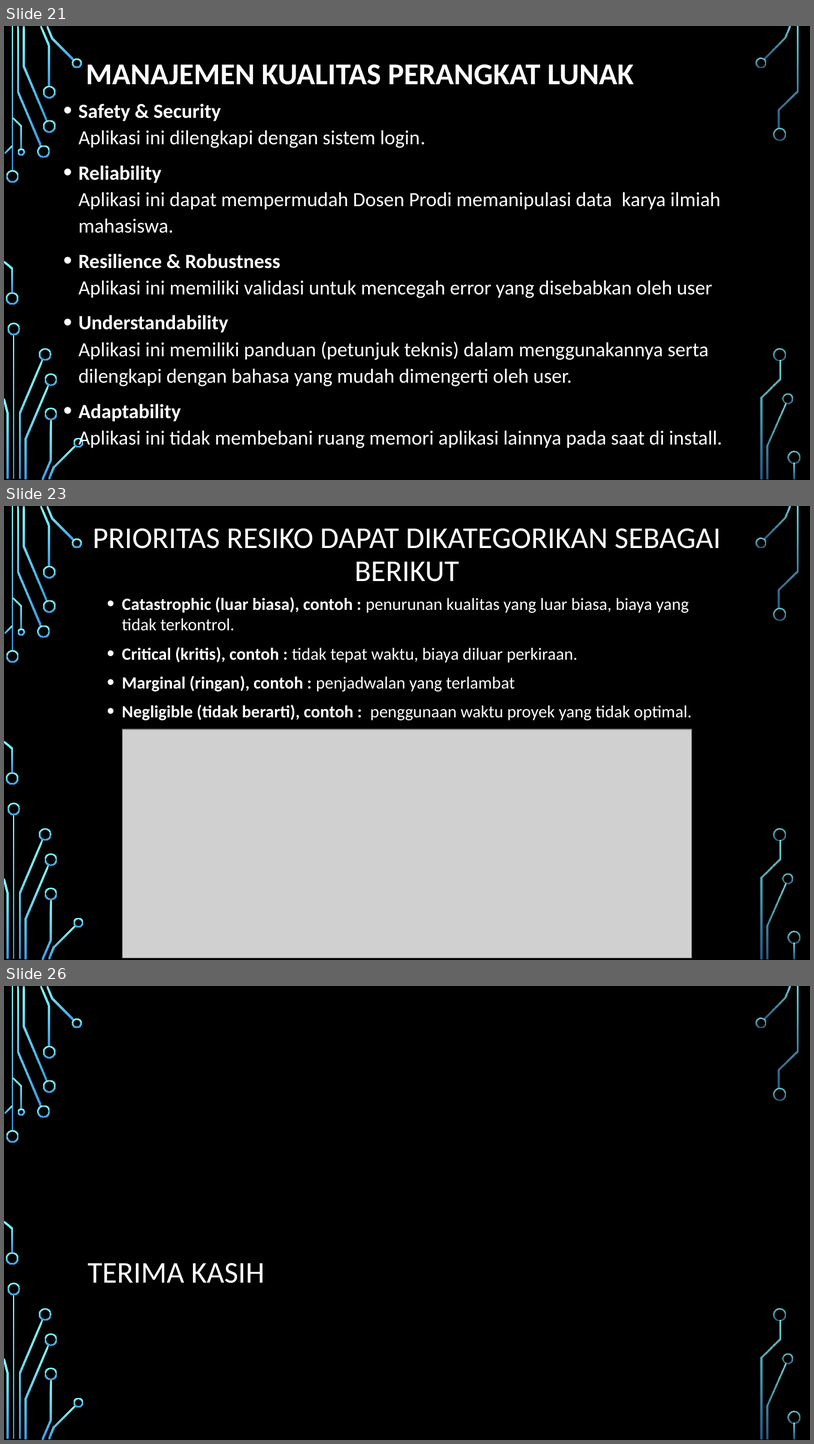
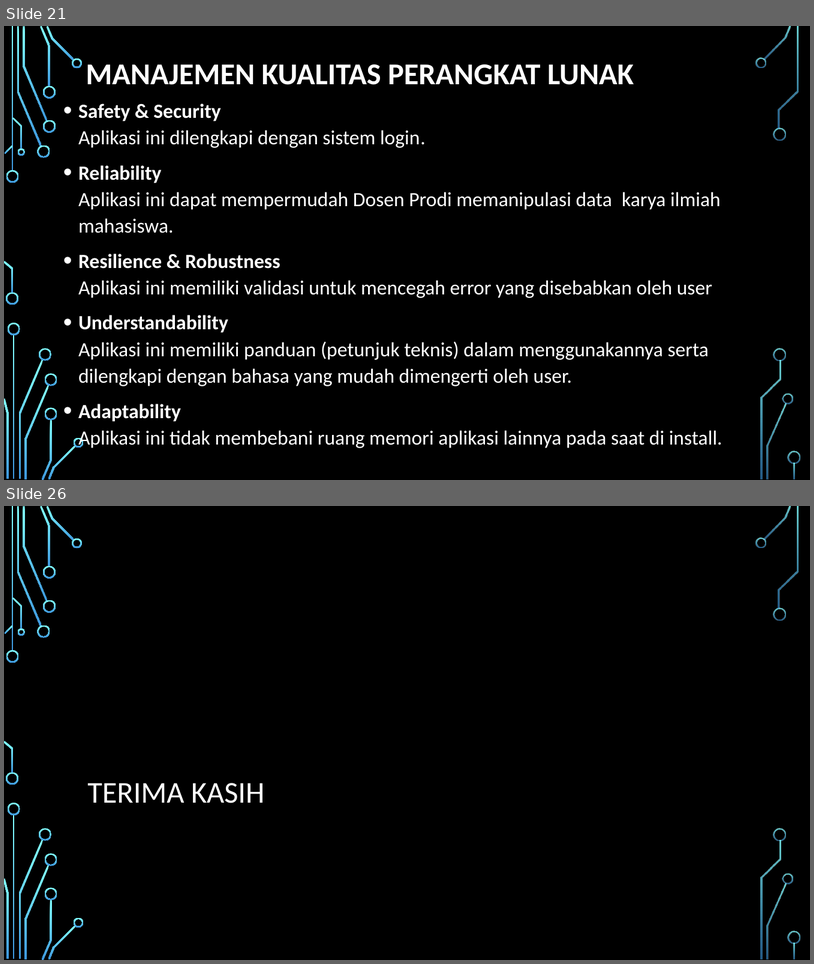
Before and after one commit to xhendroxz/kelompok3, a slide deck: Perancangan Sistem Informasi 1.pptx. Shown one above the other, each under a label of ours: slides 21, 23 and 26 before the commit, slides 21 and 26 after it; the slides between them are not shown. The pictures are 814x1444 and 814x964 pixels, drawn with LibreOffice and Linux fonts; fonts in the diff are those of the drawing; grey boxes stand for pictures; background and template pictures are left out. Boxes give left, top, right and bottom in pixels: in the first picture for what was removed or moved away, otherwise in the second. Text is boxed around its words. In the diff, an @@ line names an element or a change of style, - is before the commit and + after.

```diff
--- a/Perancangan Sistem Informasi 1.pptx
+++ b/Perancangan Sistem Informasi 1.pptx
@@ slide 23 removed at [4, 506, 810, 960], background picture (left out); not listed: 36 template elements that a slide beside it also shows @@
@@ title removed at [93, 528, 721, 582] @@
-PRIORITAS RESIKO DAPAT DIKATEGORIKAN SEBAGAI BERIKUT
@@ text removed at [122, 597, 692, 720] @@
-• Catastrophic (luar biasa), contoh : penurunan kualitas yang luar biasa, biaya yang tidak terkontrol.
-• Critical (kritis), contoh : tidak tepat waktu, biaya diluar perkiraan.
-• Marginal (ringan), contoh : penjadwalan yang terlambat
-• Negligible (tidak berarti), contoh : penggunaan waktu proyek yang tidak optimal.
@@ picture removed at [123, 729, 692, 958] @@
```
Also in this commit, not shown: 1 slide changed, 4 slides added, 3 other slides removed, 1 other file.
